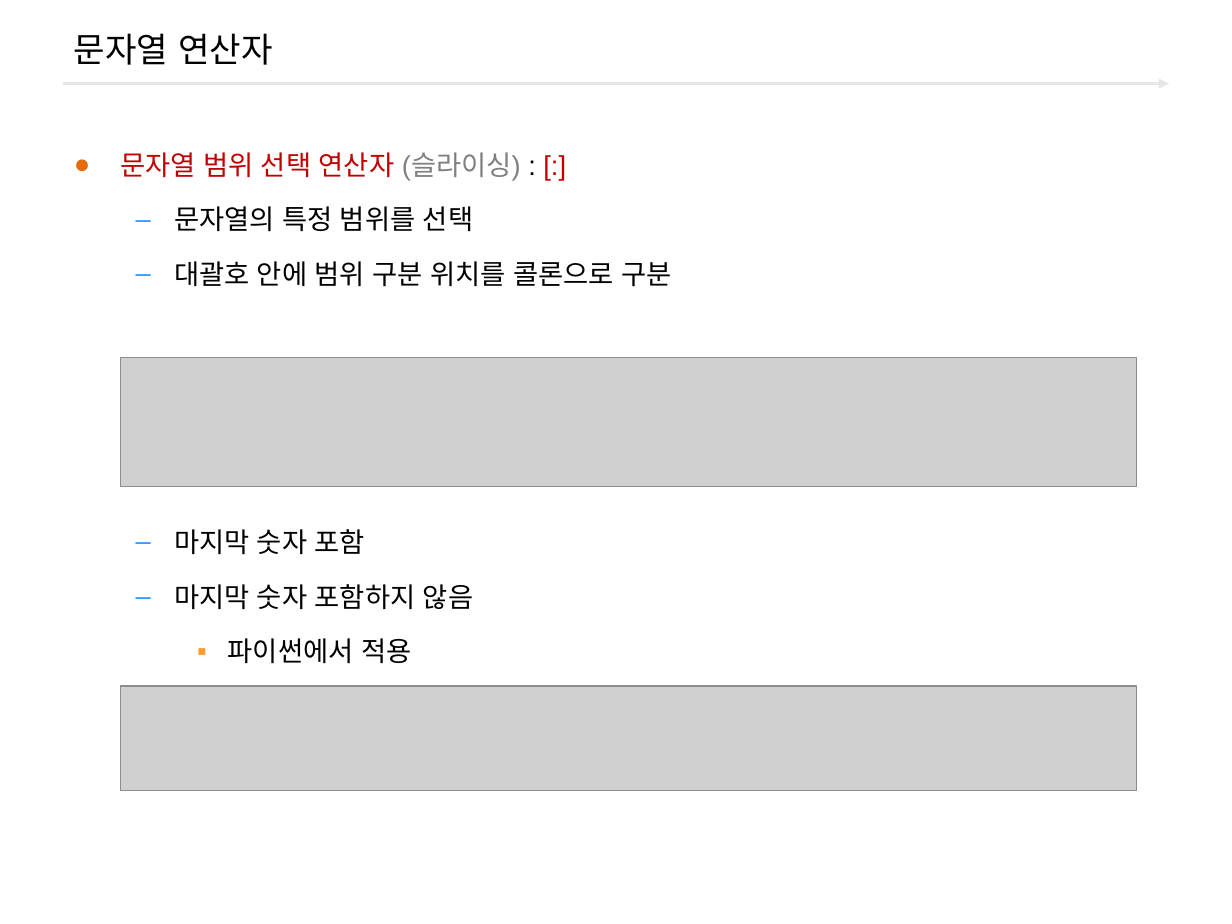
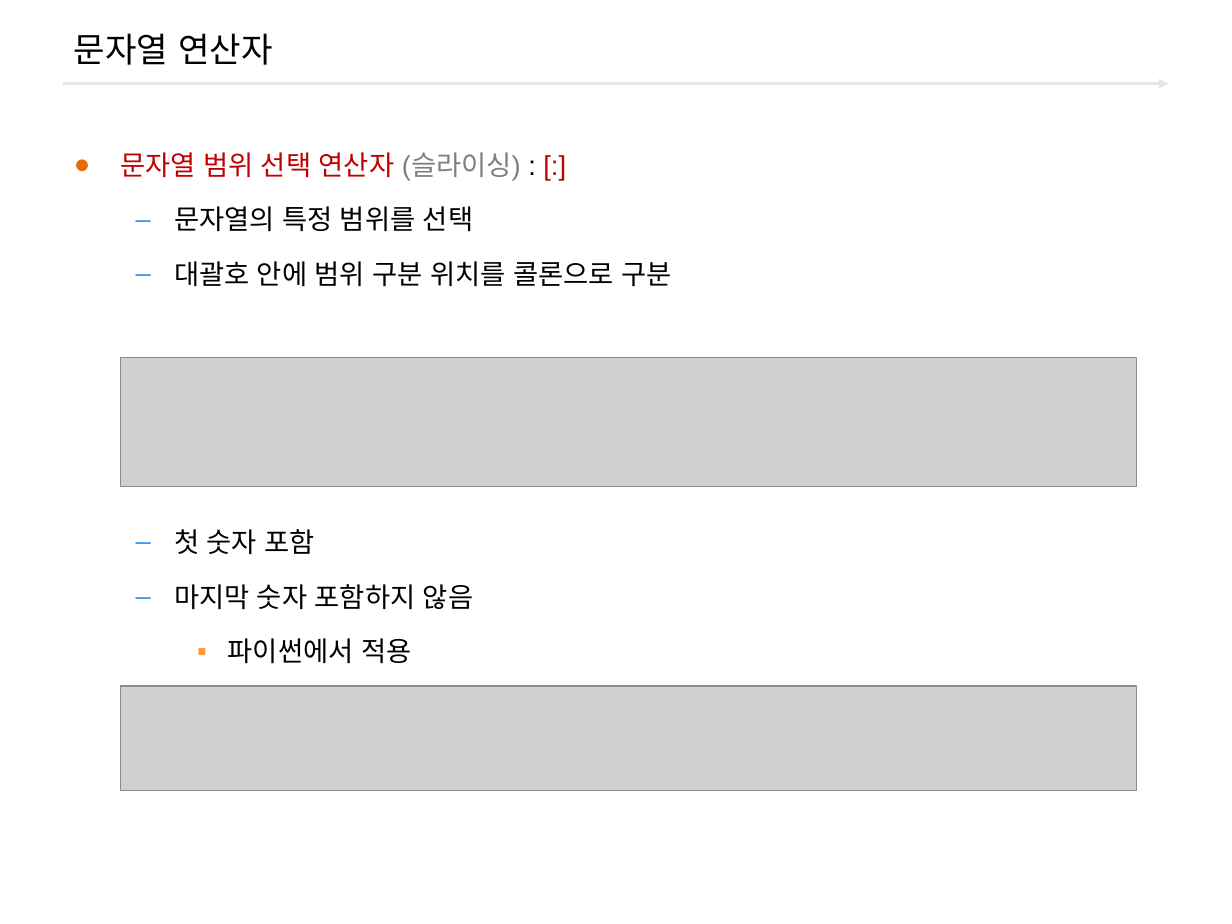
Before and after one commit to freshmea/kdta_ROS2, a slide deck: slide 23 of python/ppt/파이썬_02_01.pptx. Drawn at 1232x924 pixels with LibreOffice and Linux fonts; fonts in the diff are those of the drawing; grey boxes stand for pictures; background and template pictures are left out. Boxes give left, top, right and bottom in pixels: in the first picture for what was removed or moved away, otherwise in the second. Text is boxed around its words. In the diff, an @@ line names an element or a change of style, - is before the commit and + after.

```diff
--- a/python/ppt/파이썬_02_01.pptx
+++ b/python/ppt/파이썬_02_01.pptx
@@ text at [174,529,315,554]: text changed @@
-  – 마지막 숫자 포함
+  – 첫 숫자 포함
```
Also in this commit, not shown: 2 other files.
